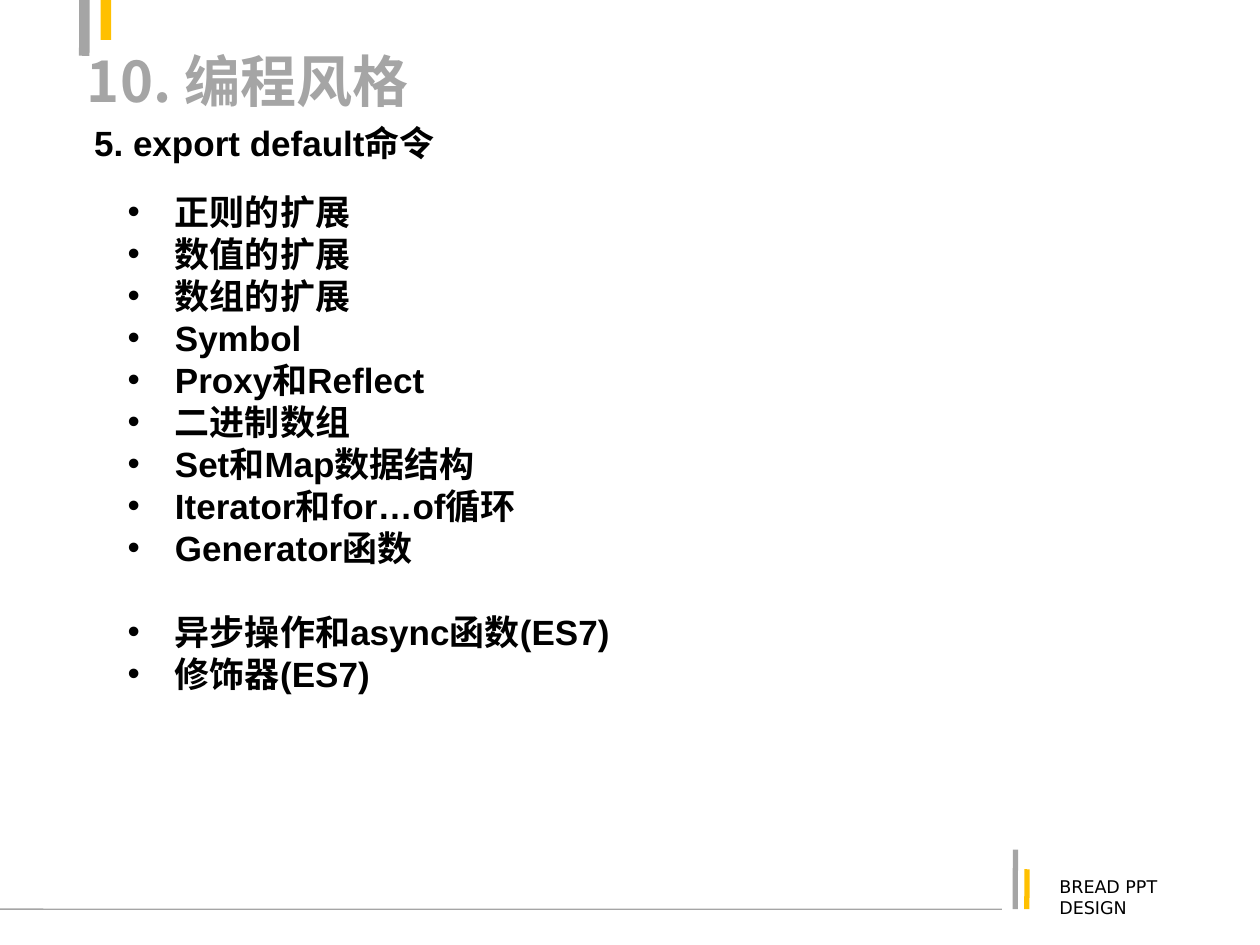
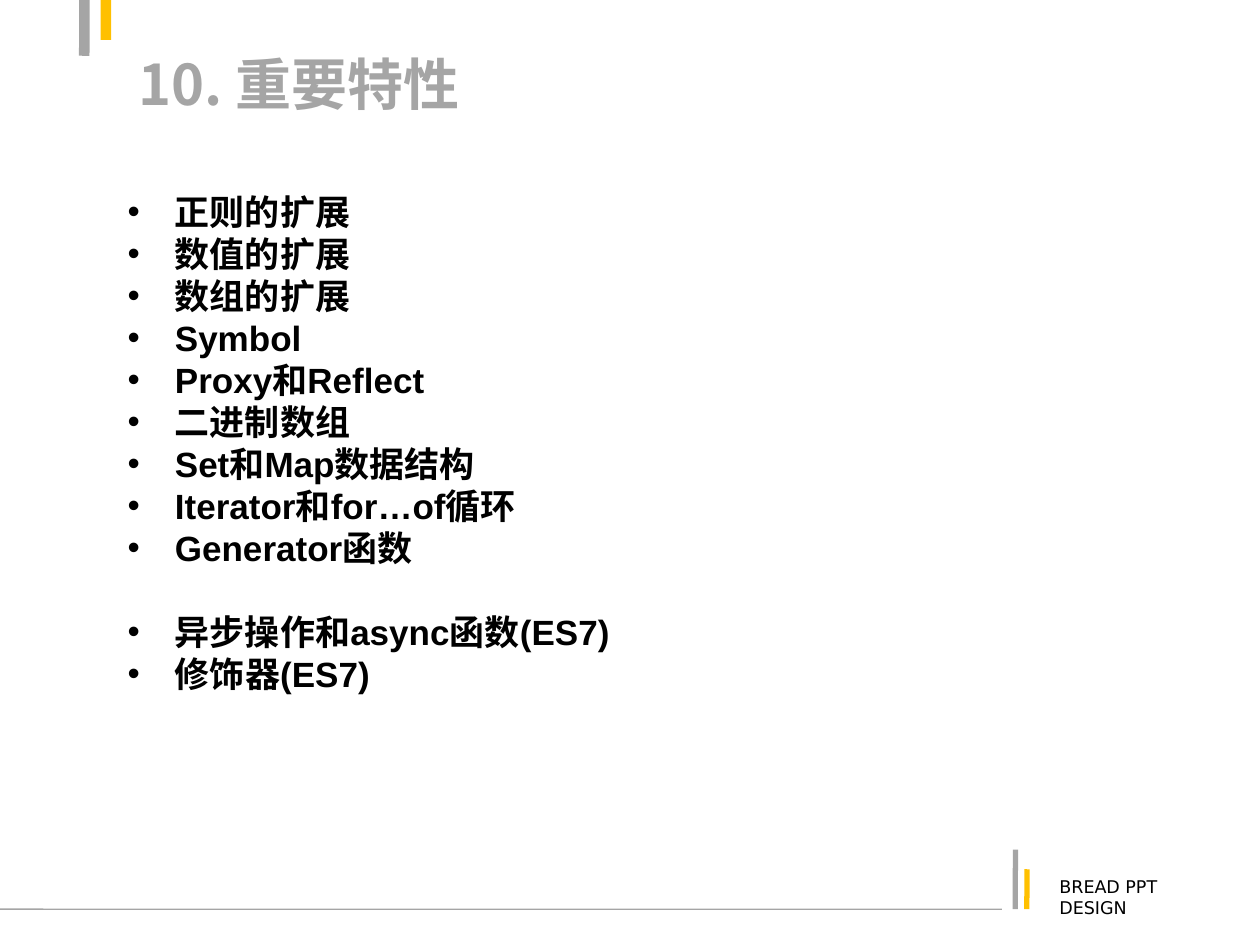
Before and after one commit to justforuse/psae-es6, a slide deck: slide 48 of es6.ppt. Drawn at 1260x945 pixels with LibreOffice and Linux fonts; fonts in the diff are those of the drawing. Boxes give left, top, right and bottom in pixels: in the first picture for what was removed or moved away, otherwise in the second. Text is boxed around its words. In the diff, an @@ line names an element or a change of style, - is before the commit and + after.

```diff
--- a/es6.ppt
+++ b/es6.ppt
@@ title removed at (87, 46, 408, 107) @@
-10. 编程风格
@@ title added at (139, 57, 460, 110), 32 pt, text #A5A5A5, bold @@
+10. 重要特性
@@ text removed at (94, 128, 435, 163) @@
-5. export default命令
```
Also in this commit, not shown: 7 other slides changed.
